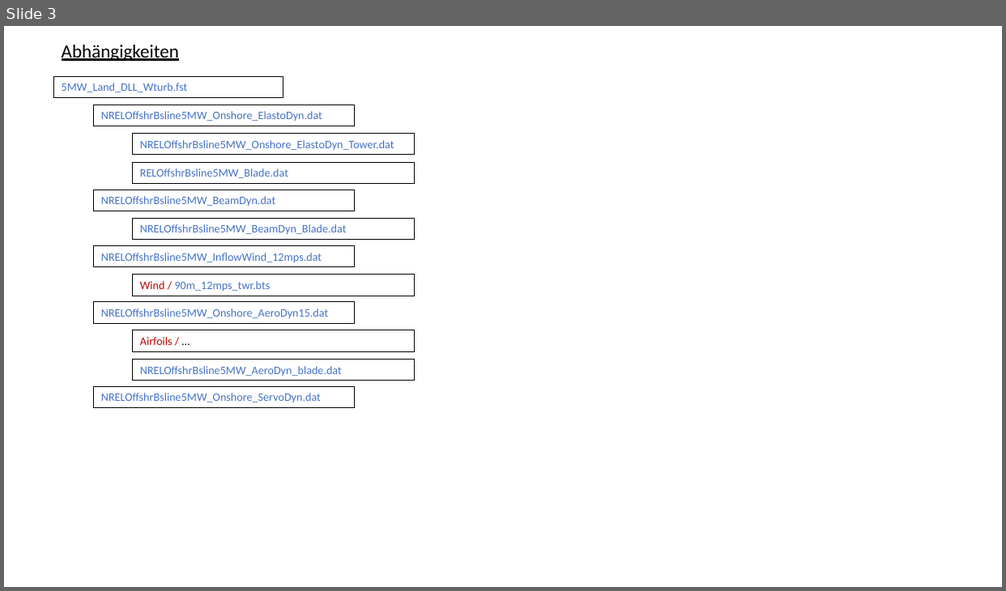
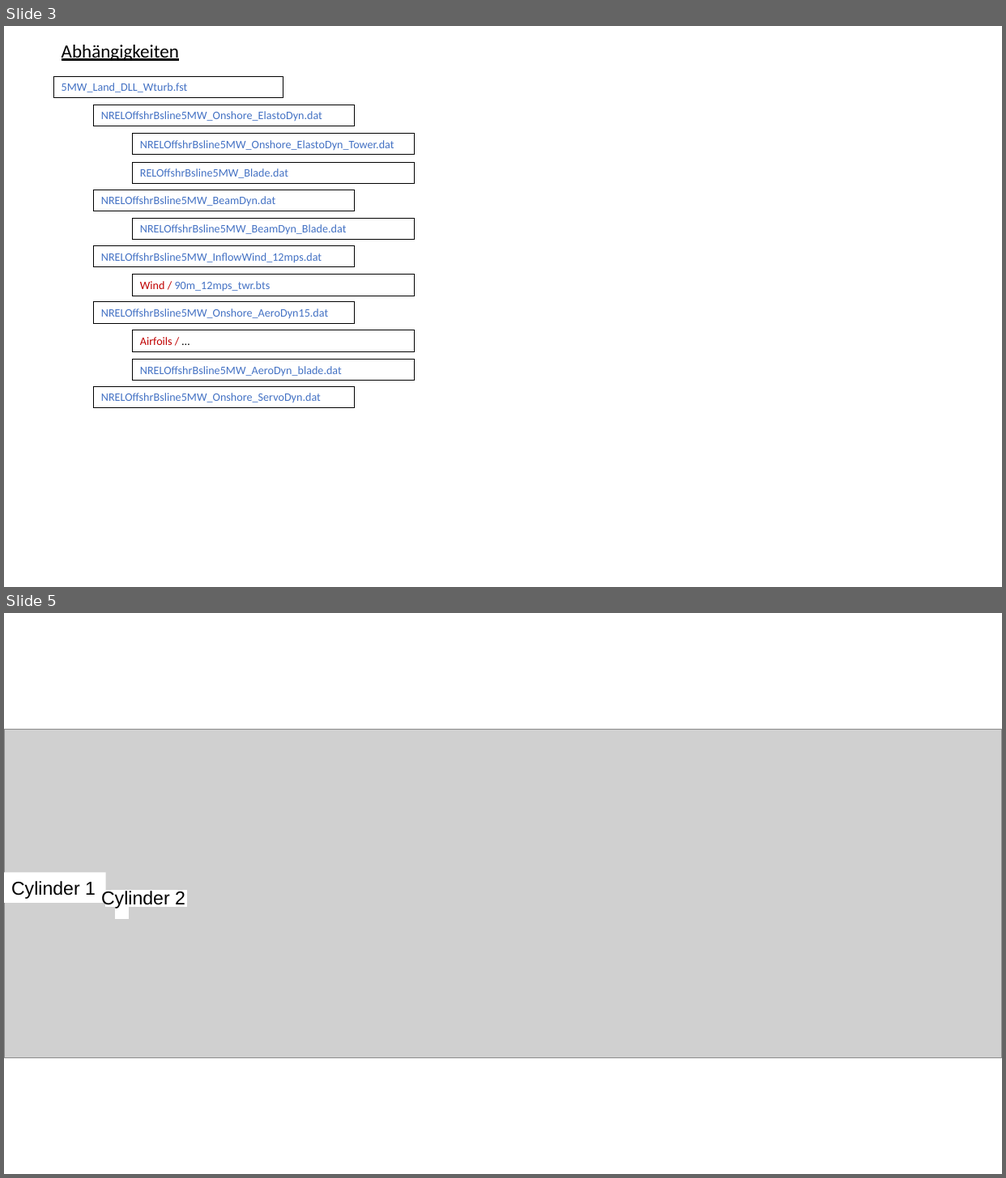
Before and after one commit to antjedittmer/Combined-IPC-TEFC-for-Load-Reduction-of-Wind-Turbines, a slide deck: FAST_Sim_TEF/5MW-Turbine-Inputfiles/openFAST-Inputfiles.pptx. Shown one above the other, each under a label of ours: slide 3 before the commit, slides 3 and 5 after it; the slides between them are not shown. The pictures are 1006x591 and 1006x1178 pixels, drawn with LibreOffice and Linux fonts; fonts in the diff are those of the drawing; grey boxes stand for pictures. Boxes give left, top, right and bottom in pixels: in the first picture for what was removed or moved away, otherwise in the second. Text is boxed around its words. In the diff, an @@ line names an element or a change of style, - is before the commit and + after.

```diff
--- a/FAST_Sim_TEF/5MW-Turbine-Inputfiles/openFAST-Inputfiles.pptx
+++ b/FAST_Sim_TEF/5MW-Turbine-Inputfiles/openFAST-Inputfiles.pptx
@@ slide 5 added at box(4, 613, 1002, 1174), background #FFFFFF @@
@@ group added at box(4, 730, 1002, 1059): 3 rectangles, 1 picture, 1 text @@
+Cylinder 1
+Cylinder 2
```
Also in this commit, not shown: 2 other slides added, 5 other files.
